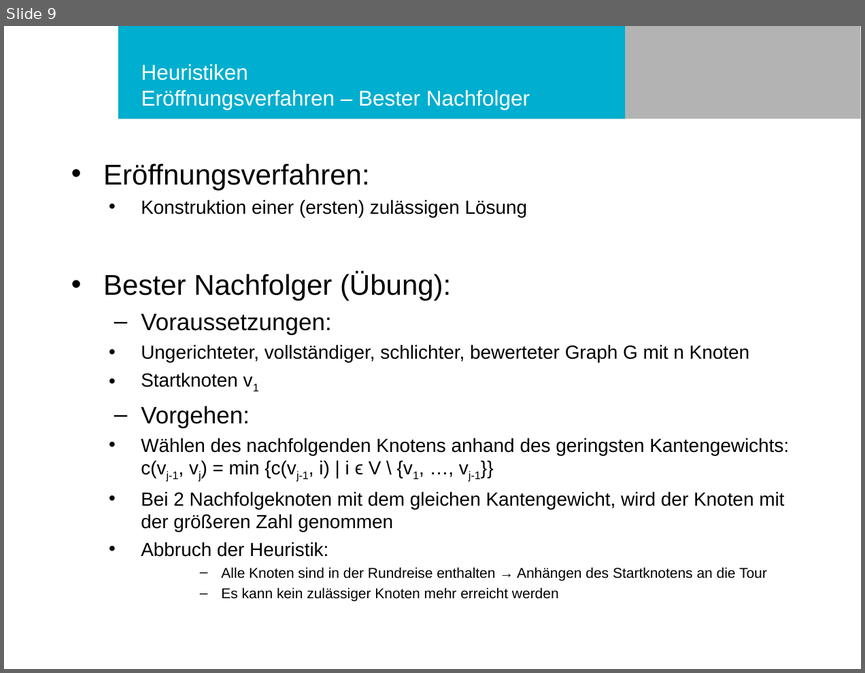
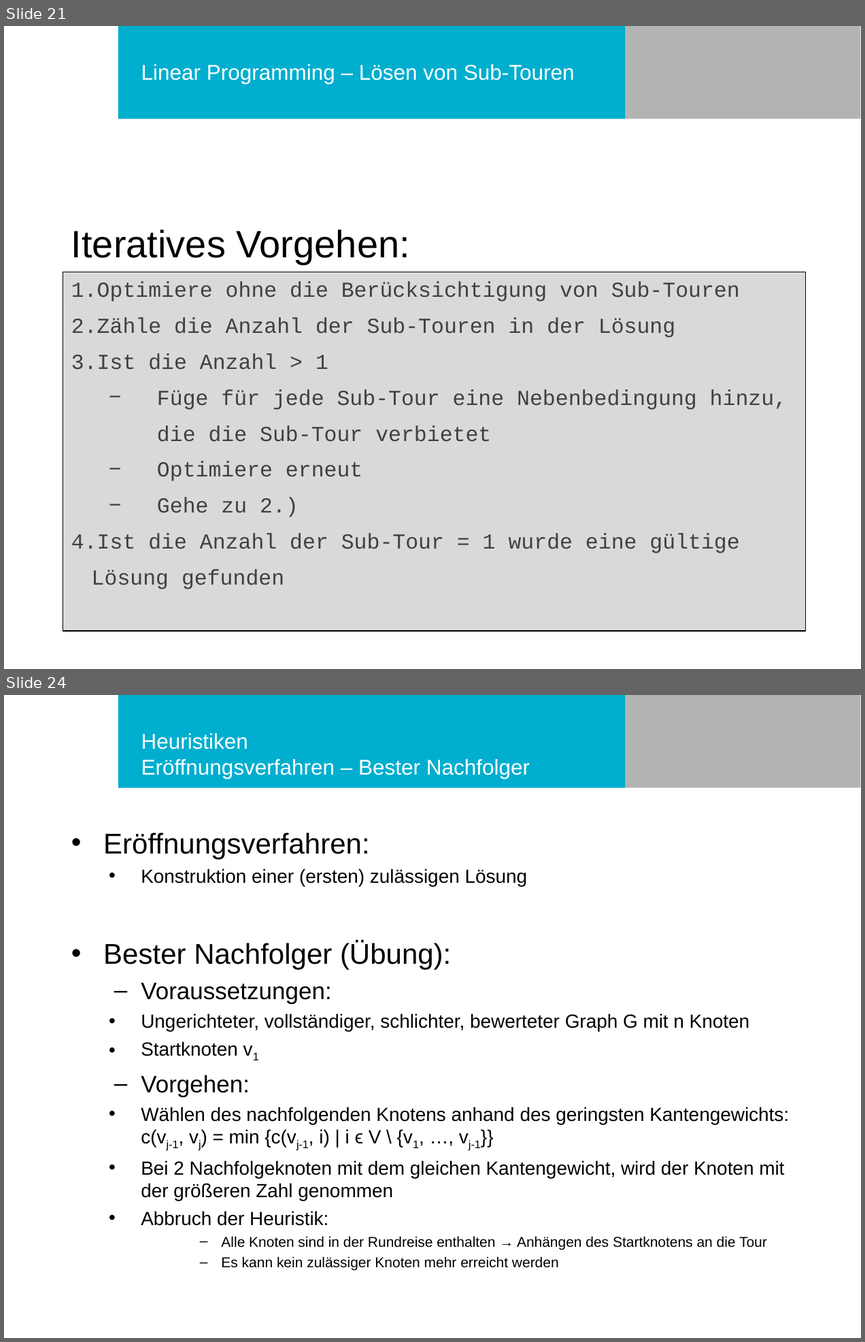
Before and after one commit to philurlaub/matlab2016, a slide deck: Präsentation.ppt. Shown one above the other, each under a label of ours: slide 9 before the commit, slides 21 and 24 after it; the slides between them are not shown. The pictures are 865x673 and 865x1342 pixels, drawn with LibreOffice and Linux fonts; fonts in the diff are those of the drawing; background and template pictures are left out. Boxes give left, top, right and bottom in pixels: in the first picture for what was removed or moved away, otherwise in the second. Text is boxed around its words. In the diff, an @@ line names an element or a change of style, - is before the commit and + after.

```diff
--- a/Präsentation.ppt
+++ b/Präsentation.ppt
@@ slide 21 added at <box>4,26,861,669</box>, background #FFFFFF; not listed: 2 template elements that a slide beside it also shows @@
@@ title added at <box>141,64,575,84</box>, 18 pt, text #FFFFFF @@
+Linear Programming – Lösen von Sub-Touren
@@ text added at <box>71,229,787,589</box>, 18 pt, text #404040 @@
+Iteratives Vorgehen:
+1. Optimiere ohne die Berücksichtigung von Sub-Touren
+2. Zähle die Anzahl der Sub-Touren in der Lösung
+3. Ist die Anzahl > 1
+  − Füge für jede Sub-Tour eine Nebenbedingung hinzu, die die Sub-Tour verbietet
+  − Optimiere erneut
+  − Gehe zu 2.)
+4. Ist die Anzahl der Sub-Tour = 1 wurde eine gültige Lösung gefunden
@@ rectangle added at <box>63,272,805,631</box>, fill #D9D9D9, outline #000000 0.74 pt @@
@@ what was slide 9 is now slide 24 @@
```
Also in this commit, not shown: 6 slides changed, 16 other slides added, 2 slides removed.
